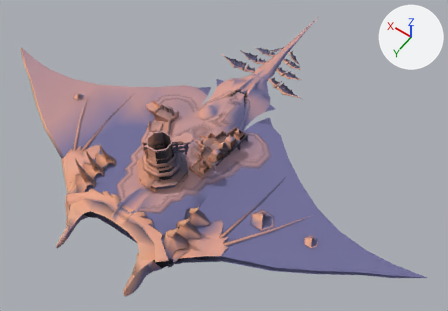
The glTF model Project/area/4 levitated ruin/act 1/environment/model/Rukh4LOD.gltf: old version first, new version second.
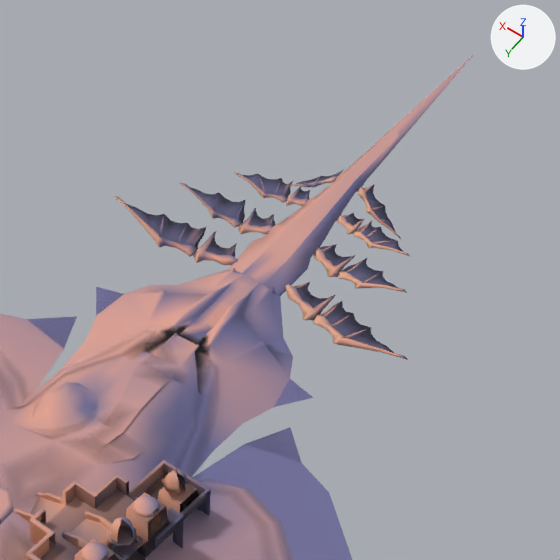
Each version appears first whole from a 50 mm camera at (-329.0, 1806.0, 443.0) aimed at (-120.0, 1512.0, -19.0), and next in a close-up on the part from 42% to 77% of the width and 0% to 49% of the height. The lights are fixed; the arrows at upper right show +X, +Y and +Z. Vertices at the same position are counted once.

In view in the first close-up: 'Wings04Mesh', 'stg060_a06_Mesh_0003', 'stg060_a06_Mesh_0004', 'stg060_a06_Mesh_0010', 'stg060_a06_Mesh_0010.001', 'stg060_o06_Mesh_0002', 'stg060_o06_Mesh_0005', 'stg060_o06_Mesh_0006', 'stg060_o06_Mesh_0016', 'stg060_o06_Mesh_0016.001', 'stg060_o06_Mesh_0022', 'stg060_o06_Mesh_0037'.
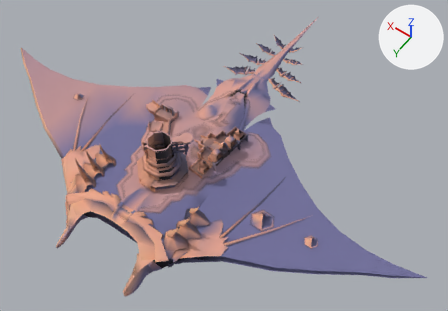
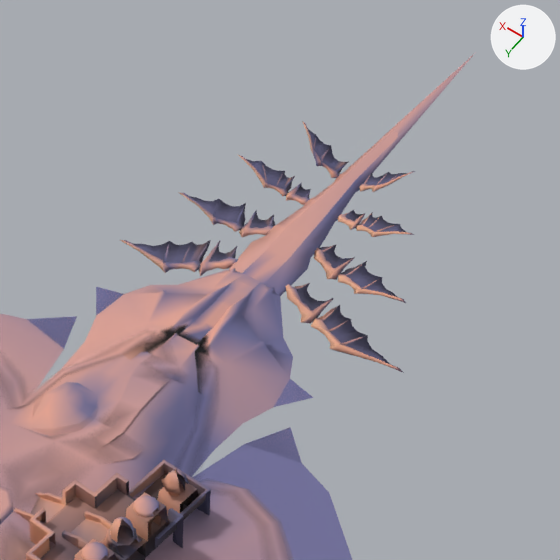
Where the change shows, as pixel boxes [x1, y1, x2, y2] in the close-ups (560 x 560 px; the box of a moved part takes in the faces that stretch with it):
'Wings04Mesh', reshaped (32% taller)
    before: [114, 170, 410, 360]
    after: [120, 121, 415, 373]
part 1 of me_wings04mesh, moved or reshaped
    before: [314, 248, 355, 277]
    after: [314, 248, 355, 280]
part 2 of me_wings04mesh, moved or reshaped
    before: [339, 271, 407, 293]
    after: [338, 273, 406, 303]
part 3 of me_wings04mesh, moved or reshaped
    before: [342, 258, 398, 288]
    after: [341, 261, 397, 297]
part 4 of me_wings04mesh, moved or reshaped
    before: [362, 274, 378, 283]
    after: [361, 279, 379, 289]
part 5 of me_wings04mesh, moved or reshaped
    before: [347, 261, 363, 273]
    after: [346, 265, 361, 277]
part 6 of me_wings04mesh, moved or reshaped
    before: [286, 186, 309, 206]
    after: [286, 183, 310, 205]
part 7 of me_wings04mesh, moved or reshaped
    before: [295, 188, 310, 199]
    after: [295, 185, 311, 198]
part 8 of me_wings04mesh, moved or reshaped
    before: [235, 173, 288, 203]
    after: [239, 155, 289, 196]
part 9 of me_wings04mesh, moved or reshaped
    before: [243, 173, 293, 197]
    after: [246, 159, 295, 191]
part 10 of me_wings04mesh, moved or reshaped
    before: [259, 177, 266, 193]
    after: [262, 164, 268, 183]
part 11 of me_wings04mesh, moved or reshaped
    before: [285, 284, 335, 321]
    after: [285, 284, 333, 324]
part 12 of me_wings04mesh, moved or reshaped
    before: [294, 282, 328, 308]
    after: [294, 283, 326, 310]
part 13 of me_wings04mesh, moved or reshaped
    before: [114, 170, 410, 265]
    after: [120, 121, 415, 276]
part 14 of me_wings04mesh, moved or reshaped
    before: [296, 283, 408, 360]
    after: [296, 283, 404, 373]

The change, as a list of edits to the scene's bpy script:
```text
Change me_wings04mesh:
    remove me_wings04mesh.from_pydata(...)  # 1628 vertices, 2348 faces; spans x -148.4..-52.1, y 1367.7..1427.7, z -10.3..6.0
    add me_wings04mesh.from_pydata(...)  # 1628 vertices, 2348 faces; spans x -147.6..-53.2, y 1367.2..1426.9, z -11.8..11.6
    me_wings04mesh part 1: the loose piece of 45 vertices spanning x -116.7..-106.2, y 1396.5..1407.2, z -2.7..0.4 is multiplied about its middle by the matrix ((0.993, 0.001, -0.118), (0.005, 0.999, 0.052), (0.118, -0.053, 0.992)), then moved by (0.2, -0.1, -0.6)
    me_wings04mesh part 2: the loose piece of 43 vertices spanning x -137.6..-115.7, y 1402.9..1408.0, z -2.3..3.1 is multiplied about its middle by the matrix ((0.993, 0.001, -0.118), (0.005, 0.999, 0.052), (0.118, -0.053, 0.992)), then moved by (0.1, -0.1, -2.6)
    me_wings04mesh part 3: the loose piece of 22 vertices spanning x -135.4..-116.3, y 1396.3..1406.6, z -1.7..2.6 is multiplied about its middle by the matrix ((0.993, 0.001, -0.118), (0.005, 0.999, 0.052), (0.118, -0.053, 0.992)), then moved by (0.1, -0.1, -2.3)
    me_wings04mesh part 4: the loose piece of 13 vertices spanning x -127.0..-124.0, y 1399.8..1406.6, z 0.2..1.2 is moved by (0.0, -0.1, -2.4)
    me_wings04mesh part 5: the loose piece of 13 vertices spanning x -120.0..-117.6, y 1397.2..1404.2, z -1.3..-0.2 is multiplied about its middle by the matrix ((0.993, 0.001, -0.118), (0.005, 0.999, 0.052), (0.118, -0.053, 0.992)), then moved by (0.2, -0.1, -1.4)
    me_wings04mesh part 6: the loose piece of 45 vertices spanning x -95.6..-88.6, y 1382.0..1390.3, z -2.3..0.4 is multiplied about its middle by the matrix ((0.966, 0.007, -0.26), (-0.029, 0.996, -0.082), (0.258, 0.087, 0.962)), then moved by (0.1, 0.0, 0.9)
    me_wings04mesh part 7: the loose piece of 13 vertices spanning x -94.8..-89.3, y 1382.4..1388.3, z -1.9..0.1 is multiplied about its middle by the matrix ((0.966, 0.007, -0.26), (-0.029, 0.996, -0.082), (0.258, 0.087, 0.962)), then moved by (0.1, 0.0, 0.8)
    me_wings04mesh part 8: the loose piece of 43 vertices spanning x -89.1..-70.6, y 1387.1..1391.3, z -2.5..-0.3 is multiplied about its middle by the matrix ((0.966, 0.007, -0.26), (-0.029, 0.996, -0.082), (0.258, 0.087, 0.962)), then moved by (-0.2, -0.4, 4.3)
    me_wings04mesh part 9: the loose piece of 24 vertices spanning x -88.3..-72.1, y 1382.3..1390.4, z -2.2..0.3 is multiplied about its middle by the matrix ((0.966, 0.007, -0.26), (-0.029, 0.996, -0.082), (0.258, 0.087, 0.962)), then moved by (-0.3, -0.4, 3.9)
    me_wings04mesh part 10: the loose piece of 13 vertices spanning x -82.7..-76.9, y 1385.8..1390.4, z -1.3..0.0 is multiplied about its middle by the matrix ((0.966, 0.007, -0.26), (-0.029, 0.996, -0.082), (0.258, 0.087, 0.962)), then moved by (-0.4, -0.4, 4.2)
    me_wings04mesh part 11: the loose piece of 45 vertices spanning x -119.8..-107.9, y 1411.1..1424.7, z -4.2..0.7 is multiplied about its middle by the matrix ((0.992, 0.009, -0.129), (-0.009, 1.0, -0.002), (0.129, 0.003, 0.992)), then moved by (0.2, 0.1, -0.7)
    me_wings04mesh part 12: the loose piece of 14 vertices spanning x -118.9..-109.1, y 1412.5..1420.8, z -3.5..0.4 is multiplied about its middle by the matrix ((0.992, 0.009, -0.129), (-0.009, 1.0, -0.002), (0.129, 0.003, 0.992)), then moved by (0.2, 0.1, -0.7)
    me_wings04mesh part 13: 948 of 1628 vertices moved; they spanned x -129.4..-52.1, y 1367.7..1427.7, z -10.3..6.0 and now span x -128.8..-53.2, y 1367.2..1426.5, z -11.8..11.6; mean shift (-0.3, -0.9, 1.0); largest move (-119.6, 1375.1, -10.3) -> (-118.6, 1370.0, 11.5)
    me_wings04mesh part 14: 179 of the vertices in x -148.4..-109.7, y 1411.7..1426.7, z -4.6..0.4 are multiplied about their middle by the matrix ((0.992, 0.009, -0.129), (-0.009, 1.0, -0.002), (0.129, 0.003, 0.992)), then moved by (0.4, 0.2, -2.6)
```
